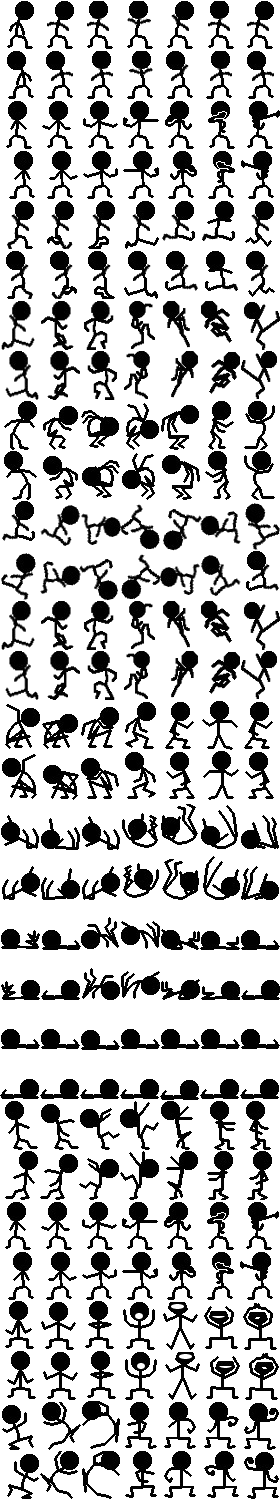
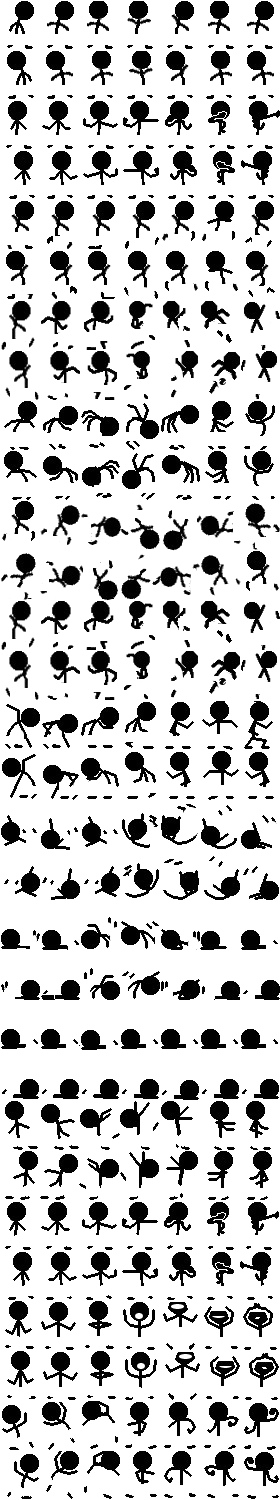
Comparing the layer stacks of the two 280px x 1500px images. Changes:
renamed "fighter_stickfigure.jpg" to "fighter_stickfigure.png", painted on it over [0, 34, 280, 1497]
